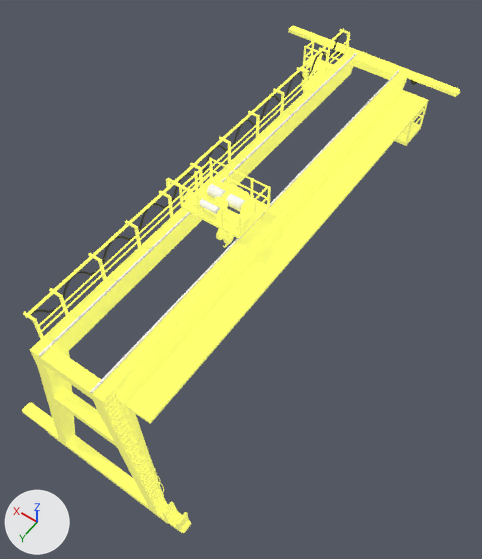
The glTF model public/models/c_862.glb as it was, and as the next commit left it.
One viewpoint serves both versions: a 50 mm camera at (-11.3, 14.0, 28.1) aimed at (-0.5, -1.2, 4.1). The lights are fixed; the arrows at lower left show +X, +Y and +Z. The picture after the commit comes second. Where no turn or scale is listed for an object, it has been applied to the vertices. Vertices at exactly the same position are counted once.

The first picture shows '2_Bay_C_862_Bode', '2_Bay_C_862_Head_01' and 1 more.
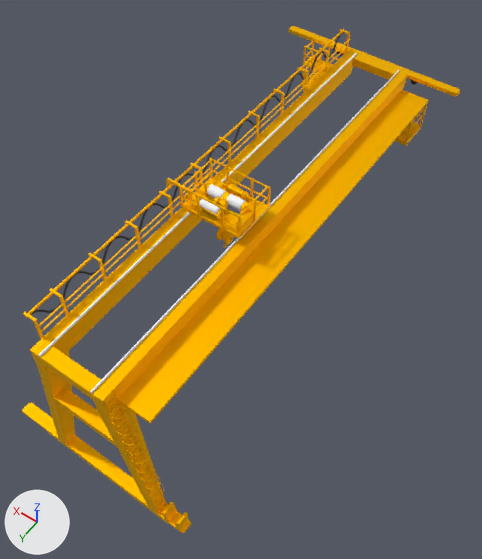
What changed in the scene script:
```text
Add mat_머티리얼_002:
    mat_머티리얼_002 = bpy.data.materials.new('머티리얼.002')
    # nodes: BsdfPrincipled, Mix, OutputMaterial, VertexColor
    # colours: yellow #ffc800, mixed with the vertex colours
Add mat_머티리얼_001:
    mat_머티리얼_001 = principled_material('머티리얼.001')
    mat_머티리얼_001.base_color = (1.0, 0.577, 0.0)  # yellow #ffc800
    mat_머티리얼_001.metallic = 1.0
    mat_머티리얼_001.roughness = 0.7
Change me_mesh_101:
    where me_mesh_101.from_pydata(...)  # 2748 vertices, 5388 faces; spans x -4.5..5.0, y -13.3..8.4, z 0.0..10.0
    used by ob_2_bay_c_862_bode; location = (0.0, 0.0, 0.0)
    me_mesh_101 part 1: all 2898 faces that had it switch from mat_15___default_003 (yellow #feff00, glowing yellow #9e9d6c) to mat_머티리얼_001 (yellow #ffc800)
Change me_mesh_102:
    where me_mesh_102.from_pydata(...)  # 2022 vertices, 3858 faces; spans x -1.69..2.07, y -1.4..0.56, z 8.98..10.49
    used by ob_2_bay_c_862_head_01; location = (0.0, 0.0, 0.0)
    me_mesh_102 part 2: all 2438 faces that had it switch from mat_15___default_001 to mat_머티리얼_002
```

Boxes (x1, y1, x2, y2) around the edits, measured in the pictures (482 x 559 px):
part 1 of me_mesh_101, recoloured (darker): (22, 25, 460, 533) in both
part 2 of me_mesh_102, recoloured (darker): (166, 157, 271, 238) in both
